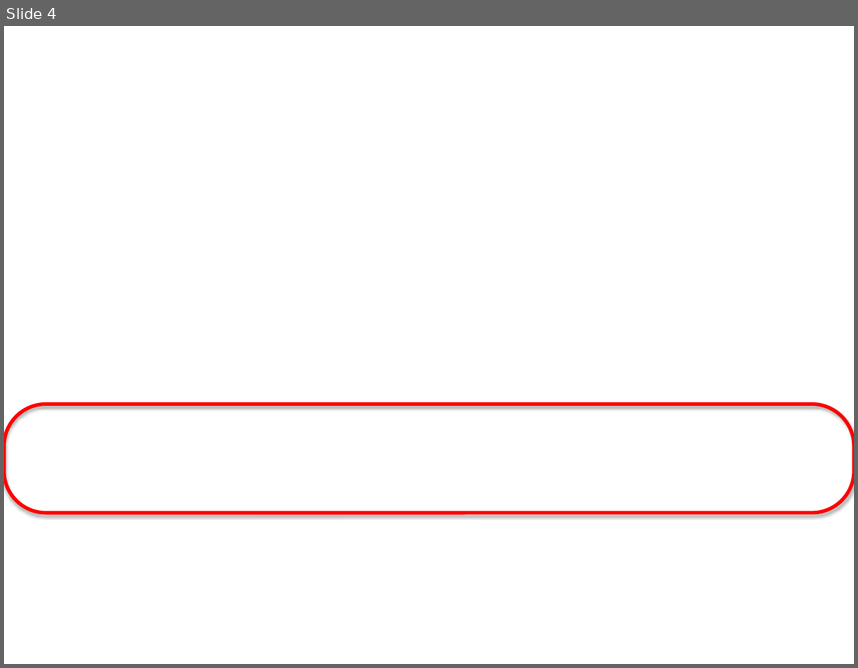
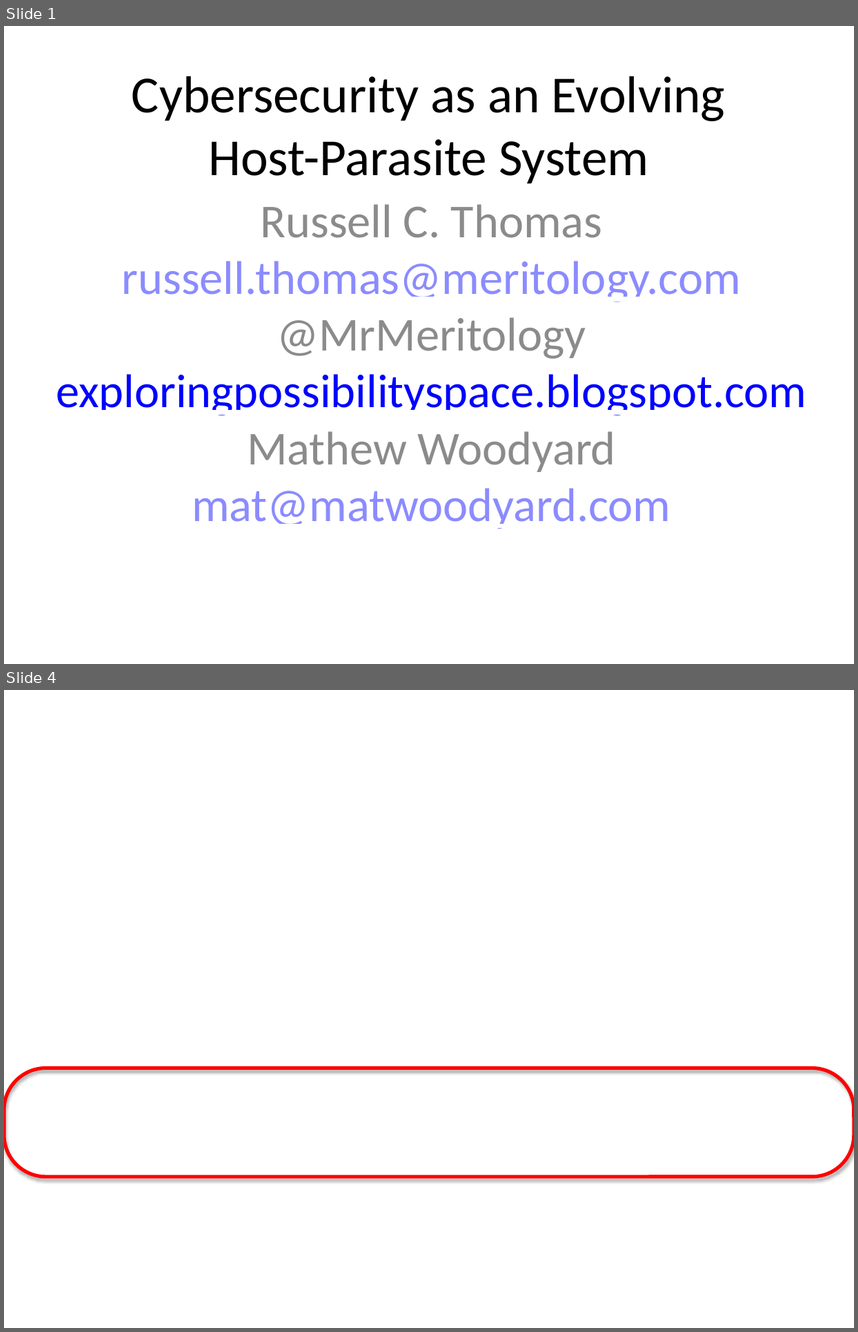
Before and after one commit to woodrad/ic2s2-talk, a slide deck: blobs/Institutional Innovationin Cyber Security - A multilevel computational model.pptx. Shown one above the other, each under a label of ours: slide 4 before the commit, slides 1 and 4 after it; the slides between them are not shown. The pictures are 858x668 and 858x1332 pixels, drawn with LibreOffice and Linux fonts; fonts in the diff are those of the drawing; background and template pictures are left out. Boxes give left, top, right and bottom in pixels: in the first picture for what was removed or moved away, otherwise in the second. Text is boxed around its words. In the diff, an @@ line names an element or a change of style, - is before the commit and + after.

```diff
--- a/blobs/Institutional Innovationin Cyber Security - A multilevel computational model.pptx
+++ b/blobs/Institutional Innovationin Cyber Security - A multilevel computational model.pptx
@@ slide 1 added at [4, 26, 854, 664], background #FFFFFF @@
@@ text added at [132, 76, 725, 183], 44 pt, text #000000 @@
+Cybersecurity as an Evolving Host-Parasite System
@@ text added at [56, 204, 806, 528], 40 pt, text #8B8BFF, underline @@
+Russell C. Thomas
+russell.thomas@meritology.com
+@MrMeritology
+exploringpossibilityspace.blogspot.com
+Mathew Woodyard
+mat@matwoodyard.com
```
Also in this commit, not shown: 4 slides changed, 1 other slide added, 3 slides removed, 1 other file.
